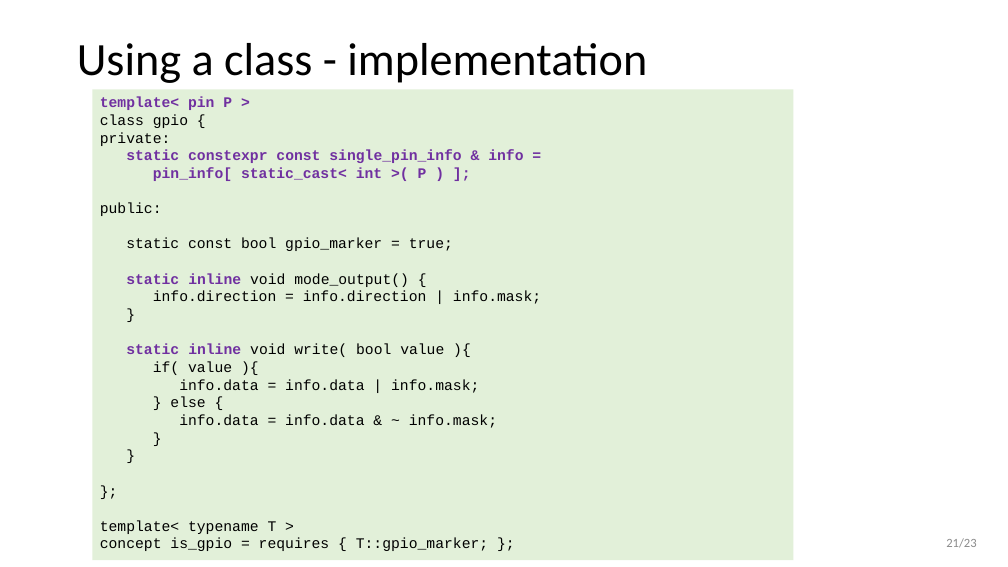
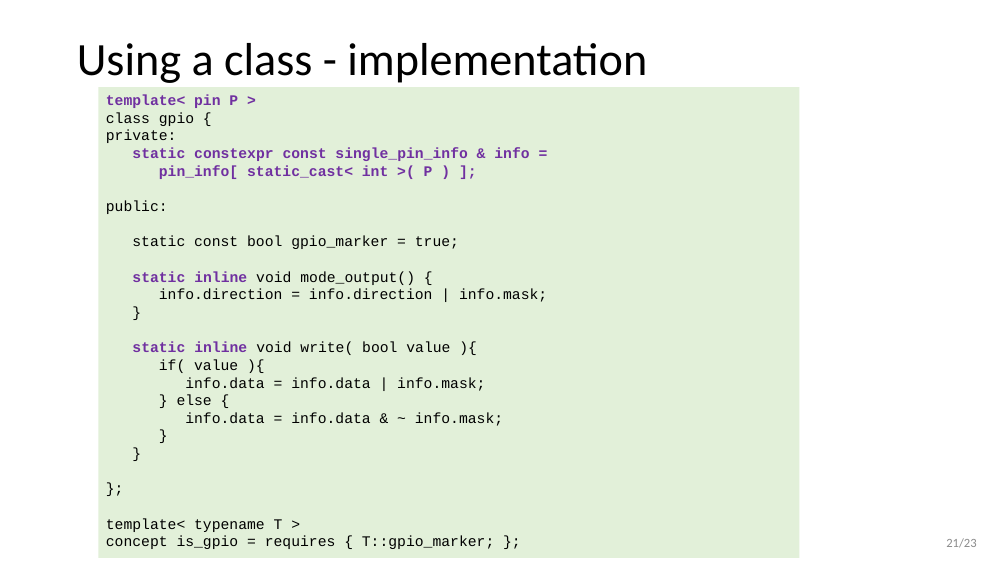
Before and after one commit to wovo/talk-gpio-abstractions, a slide deck: slide 21 of powerpoint/gpio-abstractions.pptx. Drawn at 1008x567 pixels with LibreOffice and Linux fonts; fonts in the diff are those of the drawing. Boxes give left, top, right and bottom in pixels: in the first picture for what was removed or moved away, otherwise in the second. Text is boxed around its words. In the diff, an @@ line names an element or a change of style, - is before the commit and + after.

```diff
--- a/powerpoint/gpio-abstractions.pptx
+++ b/powerpoint/gpio-abstractions.pptx
@@ rectangle "template< pin P >": place and size @@
-rectangle "template< pin P >" at (92,89,793,560)
+rectangle "template< pin P >" at (98,87,799,558)
```
Also in this commit, not shown: 9 other slides changed, 4 other files.
